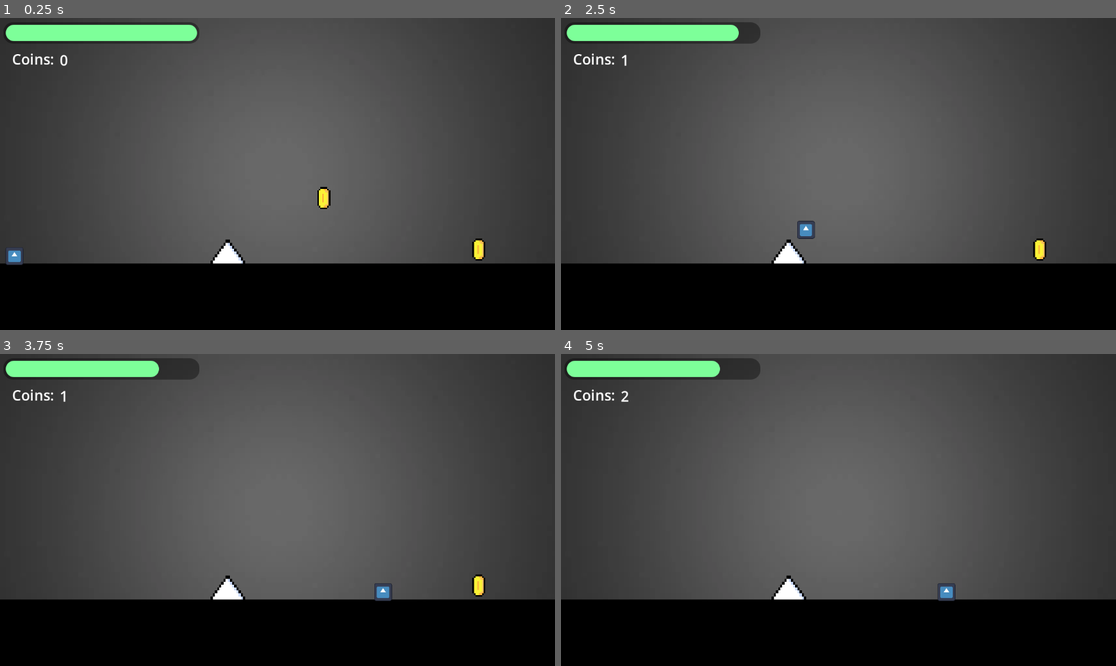
Above: before the commit, frames 1-4 (two rows, left to right).
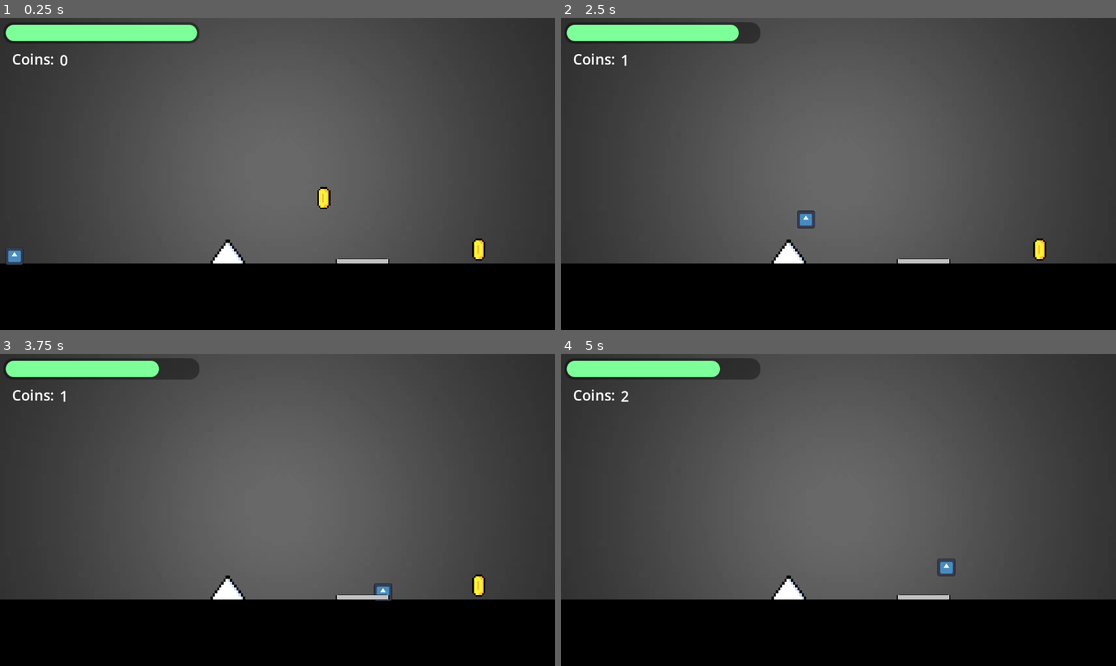
Above: after the commit, the same moments.

Repository: NewtonsFirst/CoinCollectr
Game: Godot game, scene res://Scenes/Land.tscn
The game is run twice, just before and just after one commit, with the same random seed, the same clock (stepped at 60 frames per second) and the same inputs. The engine's default icon, where the game draws it, is replaced by a stand-in: a white triangle on a blue panel in a dark square. Sound files missing from this copy of the repository are replaced by a short silence.
Inputs:
- Up to frame 1 (0.25 s): no input
- Up to frame 2 (2.5 s): tap Enter at 0.5 s; hold D (right) 0.53-2.03 s; tap Space (jump) at 0.6, 0.77, 1.07, 1.52, 1.55, 1.82, 2.3 s; tap Shift (Dash) at 1.35 s; hold A (left) from 2.03 s (still down); hold J (Sprint) from 2.03 s (still down)
- Up to frame 3 (3.75 s): release A (left) at 2.78 s; release J (Sprint) at 2.78 s; hold D (right) from 2.78 s (still down); tap Space (jump) at 2.85, 3.02, 3.32 s; tap Shift (Dash) at 3.6 s
- Up to frame 4 (5 s): tap Space (jump) at 3.77, 3.8, 4.07, 4.52, 4.55, 4.82 s; release D (right) at 4.28 s; hold A (left) from 4.28 s (still down); tap J (Sprint) at 4.35 s

The runs differ from the first frame. In frame 1, 0.2% of the frame differs, in the area x 60-71%, y 77-79%; in frame 2, 0.4%; in frame 3, 0.2%; in frame 4, 0.5%, in the area x 60-72%, y 65-80%.

Commit message:
checkpoint system
- added new checkpoint system
- added flight, this is for a different game, i put it in here just to test out

Diff:
--- a/Scenes/Land.tscn
+++ b/Scenes/Land.tscn
@@ -6,6 +6,7 @@
 [ext_resource type="PackedScene" uid="uid://cvk50i1j0kxy3" path="res://Scenes/coin.tscn" id="4_nyrkn"]
 [ext_resource type="PackedScene" uid="uid://djg7w7r52ss5r" path="res://Scenes/player_ui.tscn" id="5_xdpdc"]
 [ext_resource type="PackedScene" uid="uid://cw5r057gk0eg3" path="res://Scenes/spike.tscn" id="6_aql4w"]
+[ext_resource type="PackedScene" uid="uid://bli1etnfvrekk" path="res://Scenes/check_point.tscn" id="7_oj3ln"]
 
 [sub_resource type="RectangleShape2D" id="RectangleShape2D_7qcxv"]
 size = Vector2(1152, 137)
@@ -64,3 +65,6 @@
 
 [node name="Spike" parent="." unique_id=614954832 instance=ExtResource("6_aql4w")]
 position = Vector2(455, 505)
+
+[node name="CheckPoint" parent="." unique_id=1121306965 instance=ExtResource("7_oj3ln")]
+position = Vector2(752, 511)
--- a/Scenes/character_body_2d.gd
+++ b/Scenes/character_body_2d.gd
@@ -7,10 +7,18 @@
 @export var DASH_DURATION: float = 0.2
 @export var SPRINT_SPEED: float = 800.0
 
+@onready var DeathSFX: AudioStreamPlayer = $DeathSFX
+
+var is_floating: bool = false
 var is_dashing: bool = false
 var dash_timer: float = 0.0
 var dash_direction: float = 1.0
 var current_speed: float
+var has_jumped: bool = false
+
+func _ready():
+	if PlayerVariables.checkpoint != Vector2(0, 0):
+		position = PlayerVariables.checkpoint
 
 func get_input():
 	if is_dashing:
@@ -19,6 +27,18 @@
 
 	if Input.is_action_just_pressed("jump") and is_on_floor():
 		velocity.y = JUMP_FORCE
+		has_jumped = true
+
+	if Input.is_action_just_pressed("jump") and not is_on_floor() and has_jumped:
+		is_floating = true
+		print("Floating")
+
+	if Input.is_action_just_released("jump"):
+		is_floating = false
+
+	if is_on_floor() and not Input.is_action_just_pressed("jump"):
+		is_floating = false
+		has_jumped = false
 
 func DASH(delta):
 	if Input.is_action_just_pressed("Dash") and not is_dashing:
@@ -34,18 +54,20 @@
 		if dash_timer <= 0:
 			is_dashing = false
 
-func _process(delta: float) -> void:
-	Death()
-
 func Sprint():
 	if Input.is_action_pressed("Sprint"):
 		current_speed = SPRINT_SPEED
 	else:
 		current_speed = SPEED
 
+func _process(delta: float) -> void:
+	Death()
+
 func _physics_process(delta: float) -> void:
-	if not is_on_floor():
+	if not is_on_floor() and not is_floating:
 		velocity.y += GRAVITY * delta
+	if is_floating:
+		velocity.y = 0
 	Sprint()
 	get_input()
 	DASH(delta)
@@ -53,7 +75,9 @@
 
 func Death():
 	if PlayerVariables.Player_Health <= 0 and not PlayerVariables.is_dead:
+		DeathSFX.play()
 		PlayerVariables.is_dead = true
 		PlayerVariables.Player_Health = 100
 		PlayerVariables.is_dead = false
 		get_tree().reload_current_scene()
+		position = PlayerVariables.checkpoint
--- a/Scenes/character_body_2d.tscn
+++ b/Scenes/character_body_2d.tscn
@@ -2,6 +2,7 @@
 
 [ext_resource type="Script" uid="uid://3g1v05yhb8rn" path="res://Scenes/character_body_2d.gd" id="1_88kja"]
 [ext_resource type="Texture2D" uid="uid://cgkqe16ikoyyw" path="res://Assets/Player/icon.svg" id="1_ymxaj"]
+[ext_resource type="AudioStream" uid="uid://drlnhj4nlovcx" path="res://Assets/Sounds/hitmarker-sound-effect.mp3" id="3_it8n0"]
 
 [sub_resource type="RectangleShape2D" id="RectangleShape2D_ymxaj"]
 size = Vector2(118, 115)
@@ -17,3 +18,6 @@
 [node name="Sprite2D" type="Sprite2D" parent="." unique_id=91867246]
 scale = Vector2(0.29, 0.29)
 texture = ExtResource("1_ymxaj")
+
+[node name="DeathSFX" type="AudioStreamPlayer" parent="." unique_id=1269900739]
+stream = ExtResource("3_it8n0")
--- /dev/null
+++ b/Scenes/check_point.tscn
@@ -0,0 +1,24 @@
+[gd_scene format=3 uid="uid://bli1etnfvrekk"]
+
+[ext_resource type="Script" uid="uid://cx0hw15codlvf" path="res://area_2d.gd" id="1_mcmgj"]
+[ext_resource type="Texture2D" uid="uid://bmfpegfomvkcg" path="res://Assets/Sprites/HBH.png" id="2_cdwub"]
+
+[sub_resource type="RectangleShape2D" id="RectangleShape2D_wxktv"]
+size = Vector2(102, 11)
+
+[node name="CheckPoint" type="Area2D" unique_id=1121306965]
+script = ExtResource("1_mcmgj")
+
+[node name="CollisionShape2D" type="CollisionShape2D" parent="." unique_id=1414534134]
+position = Vector2(0, -5.5)
+shape = SubResource("RectangleShape2D_wxktv")
+
+[node name="TextureRect" type="TextureRect" parent="." unique_id=852981223]
+texture_filter = 1
+offset_left = -55.0
+offset_top = -11.0
+offset_right = 56.0
+texture = ExtResource("2_cdwub")
+expand_mode = 1
+
+[connection signal="body_entered" from="." to="." method="_on_body_entered"]
--- a/Scenes/spike.tscn
+++ b/Scenes/spike.tscn
@@ -2,6 +2,7 @@
 
 [ext_resource type="Script" uid="uid://dttphhrox0041" path="res://Scripts/spike.gd" id="1_1hotg"]
 [ext_resource type="Texture2D" uid="uid://cqhm8vcwbc6ax" path="res://Assets/Sprites/Spike.png" id="1_cdj5a"]
+[ext_resource type="AudioStream" uid="uid://drlnhj4nlovcx" path="res://Assets/Sounds/hitmarker-sound-effect.mp3" id="3_2mnih"]
 
 [sub_resource type="RectangleShape2D" id="RectangleShape2D_1hotg"]
 size = Vector2(71, 55)
@@ -23,4 +24,7 @@
 offset_bottom = 11.0
 texture = ExtResource("1_cdj5a")
 
+[node name="HitSFX" type="AudioStreamPlayer" parent="." unique_id=420963669]
+stream = ExtResource("3_2mnih")
+
 [connection signal="body_entered" from="Area2D" to="." method="_on_area_2d_body_entered"]
--- a/Scripts/player_variables.gd
+++ b/Scripts/player_variables.gd
@@ -5,3 +5,4 @@
 var is_dead = false
 var level_complete: bool = false
 var levels_completed: int = 0
+var checkpoint: Vector2 = Vector2(0, 0)
--- a/Scripts/spike.gd
+++ b/Scripts/spike.gd
@@ -1,7 +1,10 @@
 extends Node2D
+
+@onready var HitSFX: AudioStreamPlayer = $HitSFX
 
 
 
 func _on_area_2d_body_entered(body: Node2D) -> void:
 	if body.name == "Player":
+		HitSFX.play()
 		PlayerVariables.Player_Health -= 10
--- /dev/null
+++ b/area_2d.gd
@@ -0,0 +1,8 @@
+extends Area2D
+
+
+
+
+func _on_body_entered(body: Node2D) -> void:
+    if body.name == "Player":
+        PlayerVariables.checkpoint = position
Not shown, added: Assets/Sounds/death-splat.mp3.import
Not shown, added: Assets/Sounds/hitmarker-sound-effect.mp3.import
Binary file added: Assets/Sprites/HBH.png
Not shown, added: Assets/Sprites/HBH.png.import
Not shown, added: area_2d.gd.uid
Not shown, added: Assets/Sounds/death-splat.mp3
Not shown, added: Assets/Sounds/hitmarker-sound-effect.mp3
